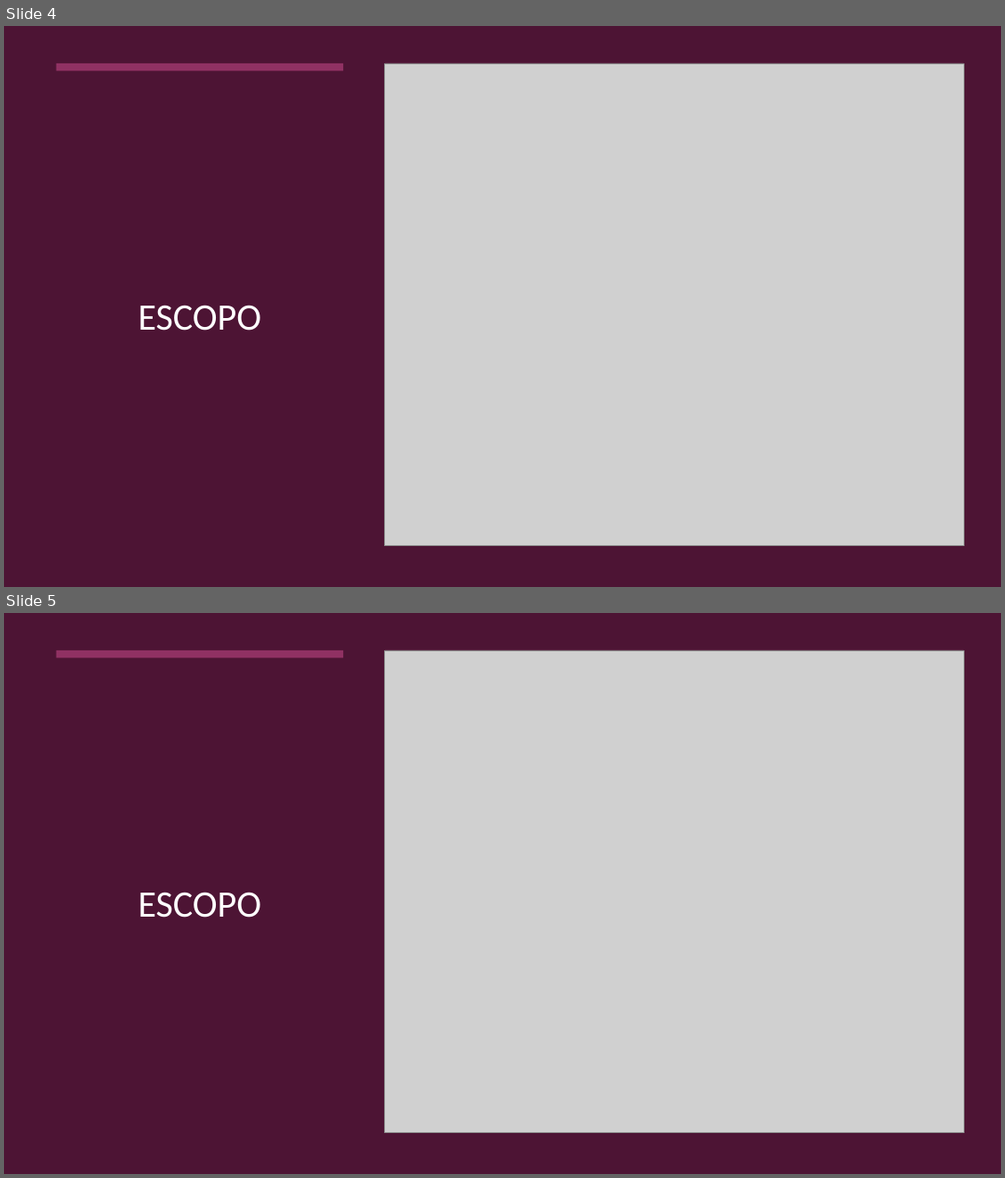
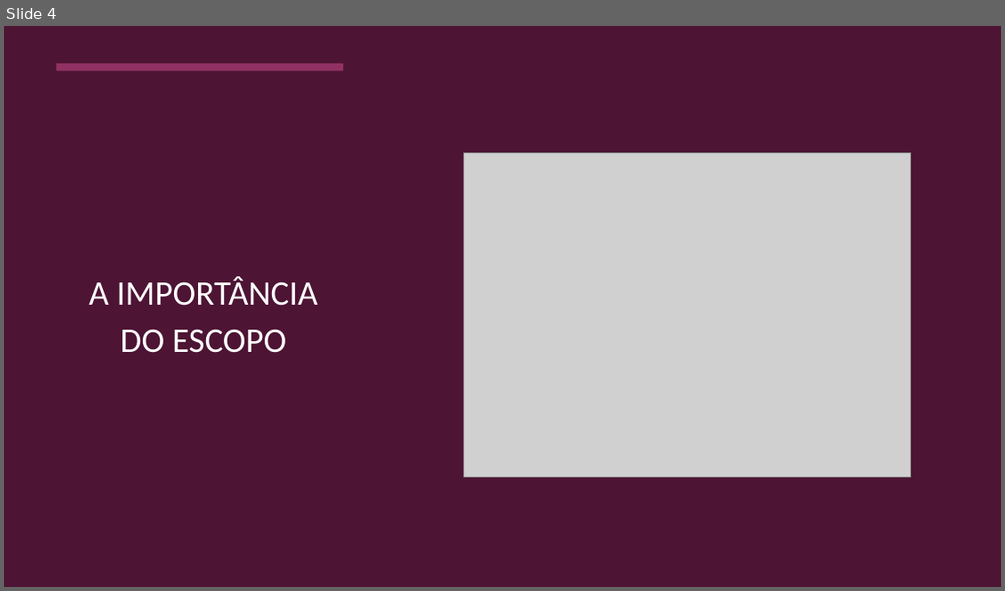
Before and after one commit to DanyloSPTech/1CCO, a slide deck: Socioemocional/Slides para dar aula/Escopo e Restrições.pptx. Shown one above the other, each under a label of ours: slides 4 and 5 before the commit, slide 4 after it. The pictures are 1005x1178 and 1005x591 pixels, drawn with LibreOffice and Linux fonts; fonts in the diff are those of the drawing; grey boxes stand for pictures. Boxes give left, top, right and bottom in pixels: in the first picture for what was removed or moved away, otherwise in the second. Text is boxed around its words. In the diff, an @@ line names an element or a change of style, - is before the commit and + after.

```diff
--- a/Socioemocional/Slides para dar aula/Escopo e Restrições.pptx
+++ b/Socioemocional/Slides para dar aula/Escopo e Restrições.pptx
@@ slide 5 removed at [4, 613, 1001, 1174], background #FFFFFF @@
@@ rectangle removed at [4, 613, 1001, 1174] @@
@@ rectangle removed at [57, 650, 343, 657] @@
@@ picture removed at [385, 650, 964, 1133] @@
@@ text removed at [138, 892, 262, 917] @@
-ESCOPO
@@ slide 4 changed as well @@
@@ picture: place and size @@
-picture at [385, 63, 964, 546]
+picture at [464, 153, 910, 477]
@@ text at [89, 276, 318, 353]: text changed; size 36 to 33.3 pt @@
-ESCOPO
+A IMPORTÂNCIA
+DO ESCOPO
```
Also in this commit, not shown: 2 other slides changed, 6 slides added, 2 other slides removed.
